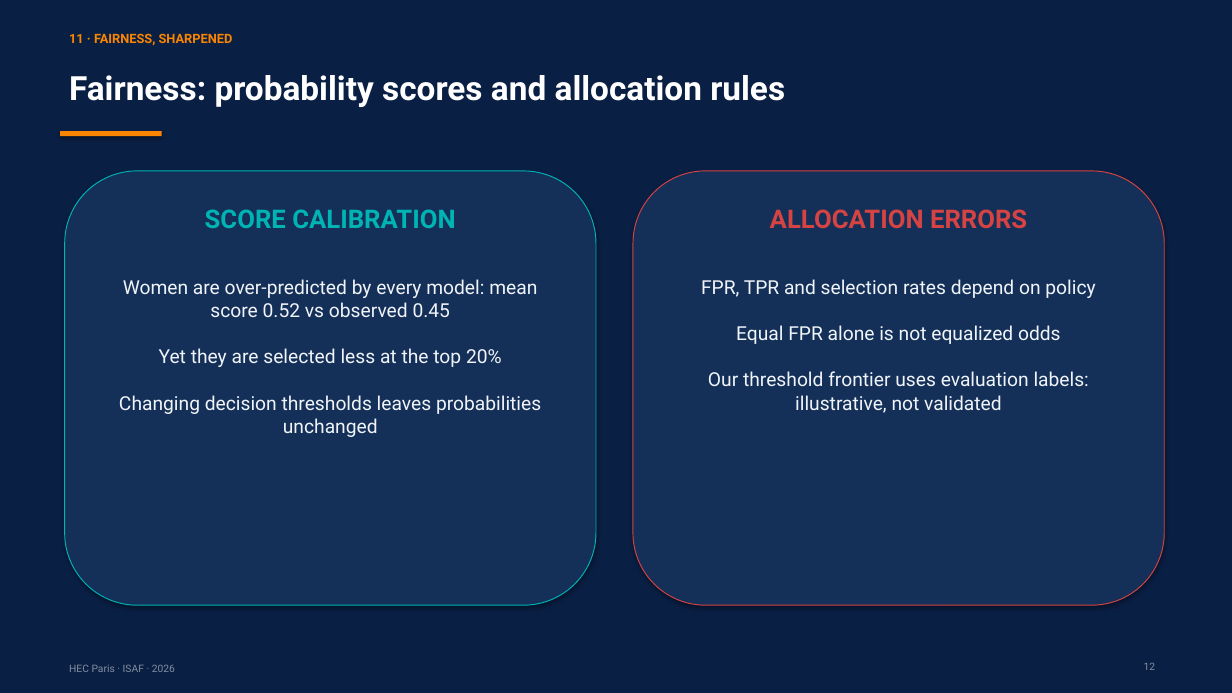
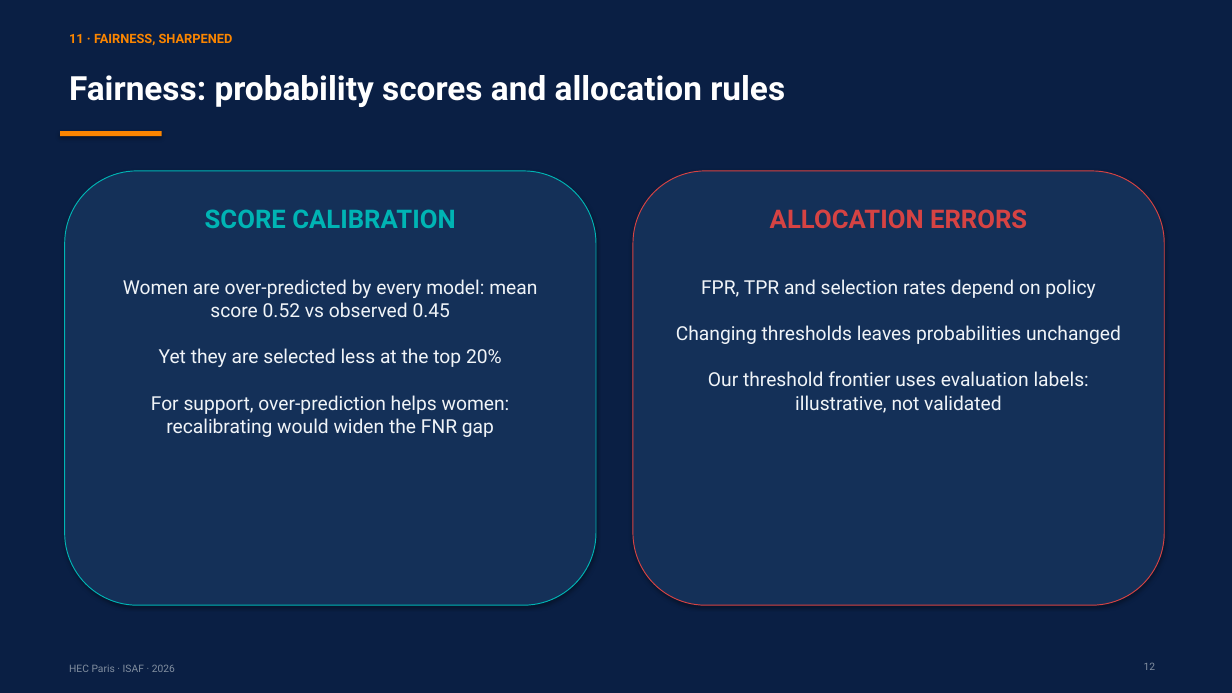
Before and after one commit to RyanBalech/recidivism-forecasting-analysis, a slide deck: slide 12 of reports/ISAF_Recidivism_Presentation.pptx. Drawn at 1232x693 pixels with LibreOffice and Linux fonts; fonts in the diff are those of the drawing. Boxes give left, top, right and bottom in pixels: in the first picture for what was removed or moved away, otherwise in the second. Text is boxed around its words. In the diff, an @@ line names an element or a change of style, - is before the commit and + after.

```diff
--- a/reports/ISAF_Recidivism_Presentation.pptx
+++ b/reports/ISAF_Recidivism_Presentation.pptx
@@ text at (123, 279, 537, 437): text changed @@
-Women are over-predicted by every model: mean score 0.52 vs observed 0.45
-Yet they are selected less at the top 20%
-Changing decision thresholds leaves probabilities unchanged
+Women are over-predicted by every model: mean score 0.52 vs observed 0.45
+Yet they are selected less at the top 20%
+For support, over-prediction helps women: recalibrating would widen the FNR gap
@@ text at (676, 279, 1121, 413): text changed @@
-FPR, TPR and selection rates depend on policy
-Equal FPR alone is not equalized odds
-Our threshold frontier uses evaluation labels: illustrative, not validated
+FPR, TPR and selection rates depend on policy
+Changing thresholds leaves probabilities unchanged
+Our threshold frontier uses evaluation labels: illustrative, not validated
```
Also in this commit, not shown: 6 other slides changed, 13 other files.
